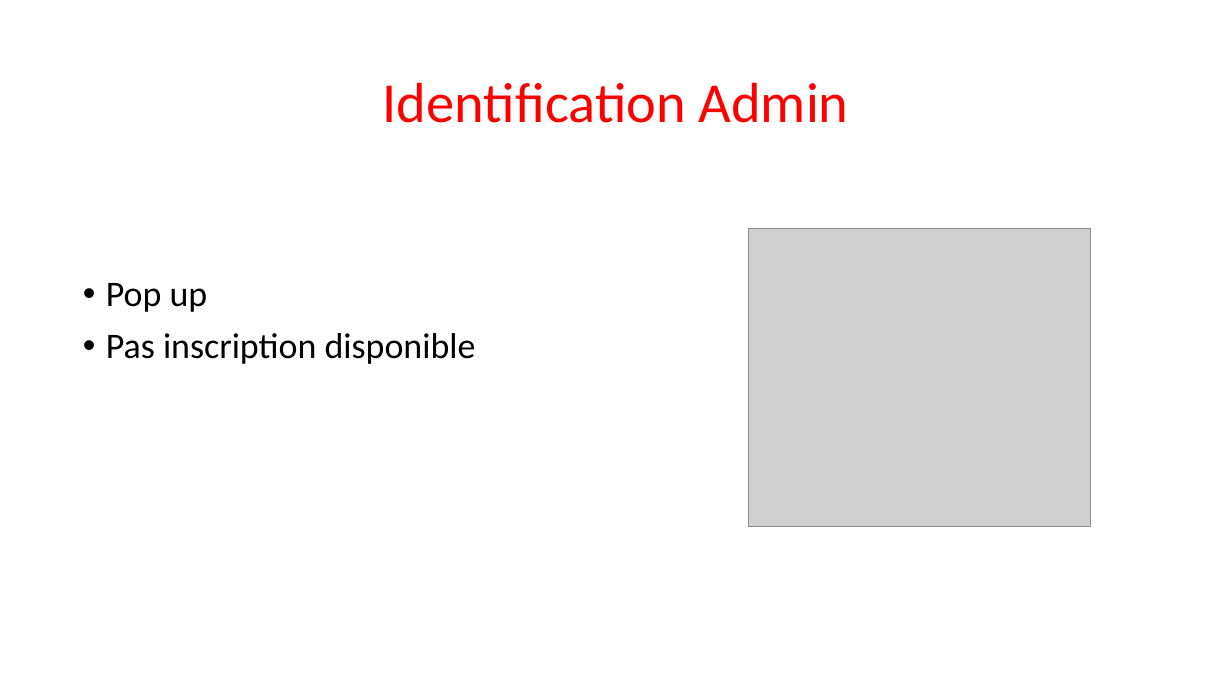
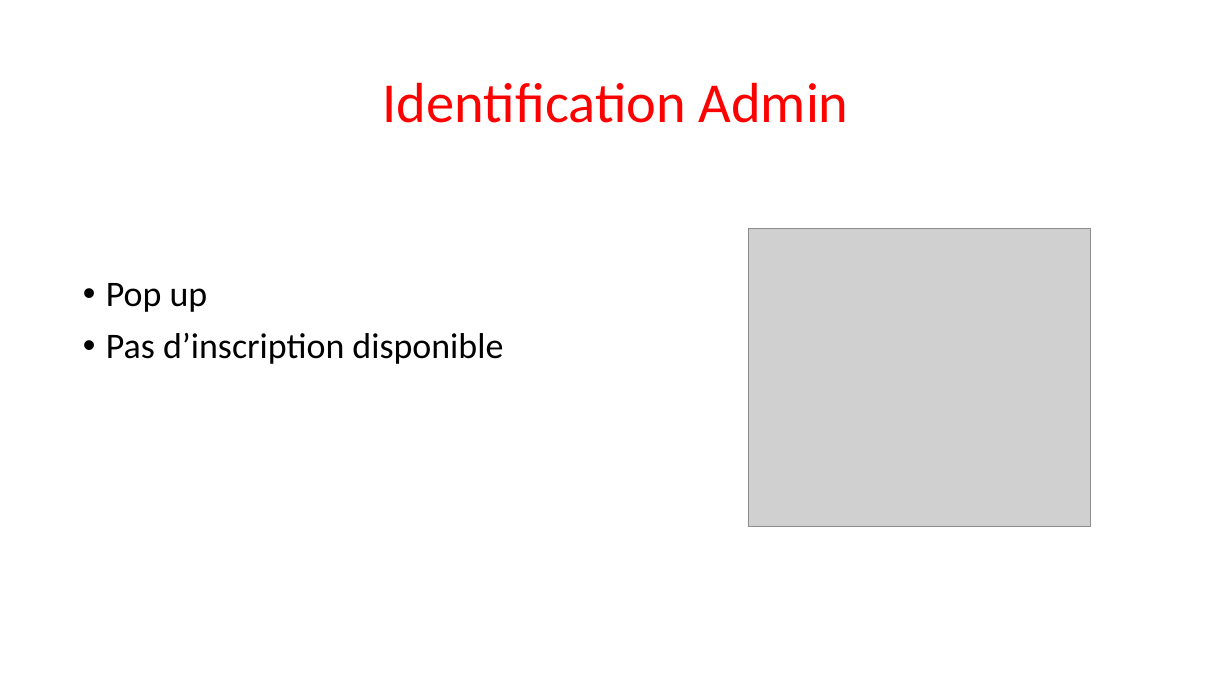
Before and after one commit to Sle3pingForest/StageL3, a slide deck: slide 12 of RapportNam/Nouveau Microsoft PowerPoint Presentation.pptx. Drawn at 1232x693 pixels with LibreOffice and Linux fonts; fonts in the diff are those of the drawing; grey boxes stand for pictures. Boxes give left, top, right and bottom in pixels: in the first picture for what was removed or moved away, otherwise in the second. Text is boxed around its words. In the diff, an @@ line names an element or a change of style, - is before the commit and + after.

```diff
--- a/RapportNam/Nouveau Microsoft PowerPoint Presentation.pptx
+++ b/RapportNam/Nouveau Microsoft PowerPoint Presentation.pptx
@@ text at (x1=106, y1=333, x2=503, y2=364): text changed @@
-• Pas inscription disponible
+• Pas d’inscription disponible
```
Also in this commit, not shown: 4 other slides changed, 2 slides added, 5 other files.
